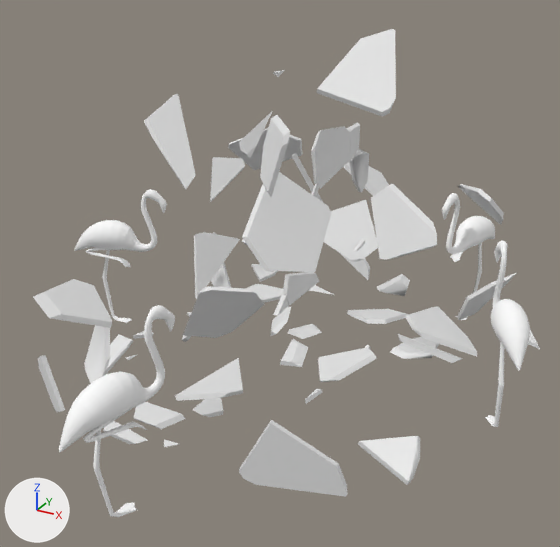
What one commit did to the glTF model docs/zerschmettertimfriedendernacht.glb.
Both versions are drawn from a camera (50 mm lens) standing at (1.43, -2.13, 2.0) and looking at (-0.2, 0.82, 0.53). Arrows for +X, +Y and +Z are at lower left; the lights stay in place. Where no turn or scale is listed for an object, it has been applied to the vertices.

Objects in the first picture: 'Cube_cell', 'flamingo_1', 'flamingo_2', 'flamingo_3', 'flamingo_4'.
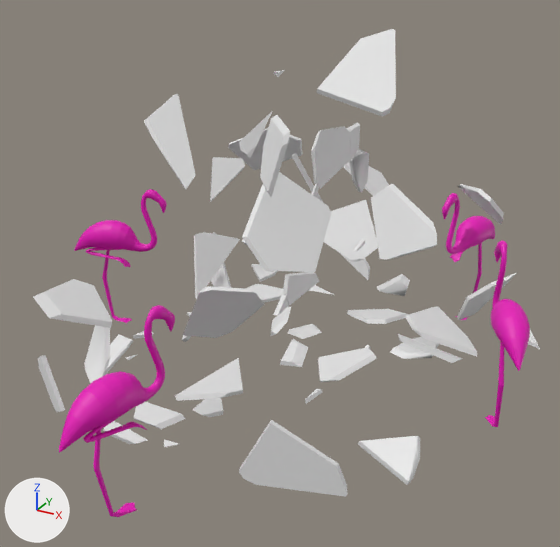
The change, as a diff of the scene's bpy script:
```diff
--- a/docs/zerschmettertimfriedendernacht.glb.py
+++ b/docs/zerschmettertimfriedendernacht.glb.py
@@ mat_material_013 @@
+mat_material_013 = principled_material('Material.013')
+mat_material_013.base_color = (0.8, 0.0, 0.477)  # pink #e700b8
@@ mat_material_011 @@
+mat_material_011 = principled_material('Material.011')
+mat_material_011.base_color = (0.8, 0.0, 0.477)  # pink #e700b8
@@ mat_material_009 @@
+mat_material_009 = principled_material('Material.009')
+mat_material_009.base_color = (0.8, 0.0, 0.477)  # pink #e700b8
@@ mat_material_007 @@
+mat_material_007 = principled_material('Material.007')
+mat_material_007.base_color = (0.8, 0.0, 0.477)  # pink #e700b8
@@ me_cylinder_004 @@
 me_cylinder_004.from_pydata(...)  # 1770 vertices, 3527 faces; spans x -0.158..0.098, y -0.185..0.297, z -0.529..0.252
-me_cylinder_004.materials.append(mat_material_001)  # white #ffffff
+me_cylinder_004.materials.append(mat_material_007)  # pink #e700b8
@@ me_cylinder_001 @@
 me_cylinder_001.from_pydata(...)  # 1833 vertices, 3654 faces; spans x -0.195..0.312, y -0.086..0.122, z -0.529..0.252
-me_cylinder_001.materials.append(mat_material_008)  # white #ffffff
+me_cylinder_001.materials.append(mat_material_009)  # pink #e700b8
@@ me_cylinder_002 @@
 me_cylinder_002.from_pydata(...)  # 1719 vertices, 3424 faces; spans x -0.108..0.083, y -0.317..0.198, z -0.529..0.252
-me_cylinder_002.materials.append(mat_material_010)  # white #ffffff
+me_cylinder_002.materials.append(mat_material_011)  # pink #e700b8
@@ me_cylinder_003 @@
 me_cylinder_003.from_pydata(...)  # 1833 vertices, 3654 faces; spans x -0.078..0.098, y -0.203..0.324, z -0.529..0.252
-me_cylinder_003.materials.append(mat_material_012)  # white #ffffff
+me_cylinder_003.materials.append(mat_material_013)  # pink #e700b8
```

Where the change shows, as pixel boxes [x1, y1, x2, y2] in the pictures (560 x 547 px):
'flamingo_3', recoloured (white to pink): [59, 305, 175, 517] in both
'flamingo_1', recoloured (white to pink): [485, 241, 530, 427] in both
'flamingo_2', recoloured (white to pink): [74, 189, 167, 323] in both
'flamingo_4', recoloured (white to pink): [442, 193, 495, 320] in both
